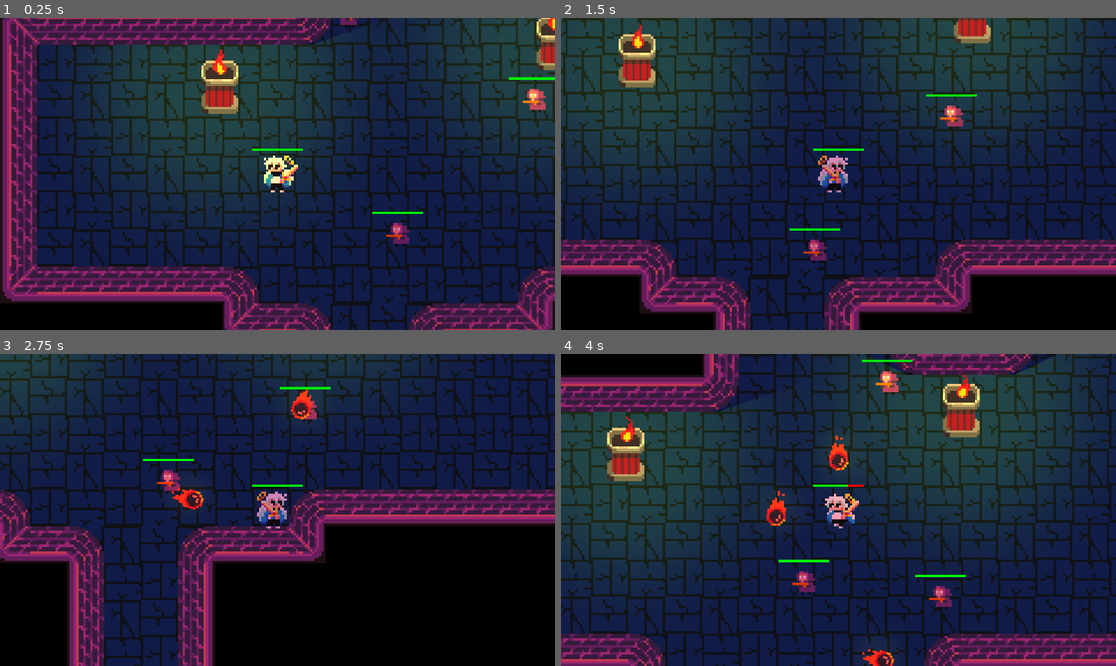
Above: before the commit, frames 1-4 (two rows, left to right).
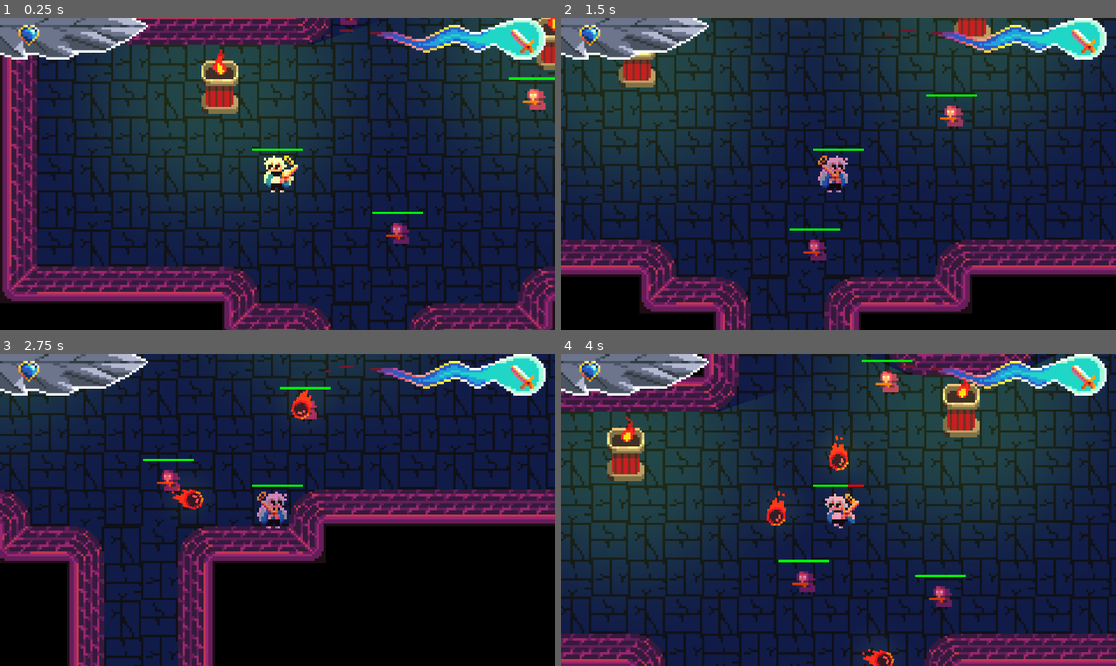
Above: after the commit, the same moments.

Repository: NielsOuvrard/TheShadowOfHeaven
Game: Godot game, scene res://Scenes/gameplay.tscn
Two runs of this game, one before a commit and one after it. Both use one fixed random seed, a clock stepped at 60 frames per second and the inputs below. Before the commit the project starts from res://Scenes/game.tscn.
Inputs (mouse positions are in pixels of both pictures, inside the frame that each line leads up to):
- Up to frame 1 (0.25 s): no input
- Up to frame 2 (1.5 s): move the mouse to (960, 158) at 0.52 s; hold Right (move_right) 0.53-1.28 s; hold Space (shoot) 0.53-1.28 s; move the mouse to (727, 189) at 1.27 s; hold Down (move_down) from 1.28 s (still down); tap Q (change_weapon) at 1.35 s
- Up to frame 3 (2.75 s): tap Space (shoot) at 1.55 s; move the mouse to (333, 441) at 2.02 s; release Down (move_down) at 2.03 s; hold Right (move_right) from 2.03 s (still down); hold Space (shoot) from 2.03 s (still down)
- Up to frame 4 (4 s): move the mouse to (810, 572) at 2.77 s; release Right (move_right) at 2.78 s; release Space (shoot) at 2.78 s; hold Up (move_up) 2.78-3.53 s; tap Space (shoot) at 2.85, 3.8 s; move the mouse to (1005, 556) at 3.52 s; hold Left (move_left) from 3.53 s (still down); hold Q (change_weapon) from 3.53 s (still down)

The runs differ from the first frame. In frame 1, 5.0% of the frame differs, in the area x 0-99%, y 0-14%; in frame 2, 4.9%; in frame 3, 4.9%; in frame 4, 5.0%.

Commit message:
HUD and better scenes structure

Diff:
--- /dev/null
+++ b/Scenes/gameplay.tscn
@@ -0,0 +1,22 @@
+[gd_scene load_steps=4 format=3 uid="uid://cl2bfax75pt7d"]
+
+[ext_resource type="PackedScene" uid="uid://c43q6ncwe5wl0" path="res://Scenes/hud.tscn" id="1_4fvy5"]
+[ext_resource type="PackedScene" uid="uid://0y06vbi8ods3" path="res://Scenes/player.tscn" id="2_l3px8"]
+[ext_resource type="PackedScene" uid="uid://f7hotqo1373f" path="res://Scenes/greed.tscn" id="3_bncwm"]
+
+[node name="Gameplay" type="Node2D"]
+
+[node name="CanvasLayer" type="CanvasLayer" parent="."]
+
+[node name="HUD" parent="CanvasLayer" instance=ExtResource("1_4fvy5")]
+
+[node name="Greed" parent="." instance=ExtResource("3_bncwm")]
+
+[node name="Player" parent="." instance=ExtResource("2_l3px8")]
+position = Vector2(2.08165e-12, 2.08165e-12)
+
+[node name="Camera2D" type="Camera2D" parent="Player"]
+z_index = 100
+position = Vector2(-2.08165e-12, -2.08165e-12)
+zoom = Vector2(8, 8)
+position_smoothing_speed = 15.0
--- a/Scenes/game.tscn
+++ b/Scenes/greed.tscn
@@ -1,24 +1,15 @@
-[gd_scene load_steps=7 format=4 uid="uid://bo4n02j4pcicp"]
+[gd_scene load_steps=6 format=4 uid="uid://f7hotqo1373f"]
 
 [ext_resource type="TileSet" uid="uid://dm8na3erkiu3q" path="res://TileSet/greed.tres" id="1_coy4n"]
-[ext_resource type="PackedScene" uid="uid://0y06vbi8ods3" path="res://Scenes/player.tscn" id="2_ogfqg"]
 [ext_resource type="PackedScene" uid="uid://domryt018ofom" path="res://Scenes/weapon.tscn" id="3_1socm"]
 [ext_resource type="PackedScene" uid="uid://cy2atdt0bqntm" path="res://Scenes/torch.tscn" id="3_dyfy7"]
 [ext_resource type="PackedScene" uid="uid://ci1y4rydunn2t" path="res://Scenes/sectarian.tscn" id="3_oa1ul"]
 [ext_resource type="PackedScene" uid="uid://bcbtjhffrph75" path="res://Scenes/item.tscn" id="5_43vmu"]
 
-[node name="Game" type="Node2D"]
+[node name="Greed" type="Node2D"]
 
 [node name="CanvasModulate" type="CanvasModulate" parent="."]
 color = Color(0.82503, 0.519048, 0.715841, 1)
-
-[node name="ColorRect" type="ColorRect" parent="."]
-offset_left = -1000.0
-offset_top = -1000.0
-offset_right = -960.0
-offset_bottom = -960.0
-scale = Vector2(50, 50)
-color = Color(0, 0, 0, 1)
 
 [node name="Ground" type="TileMapLayer" parent="."]
 position = Vector2(-1000, -1000)
@@ -95,11 +86,11 @@
 
 [node name="Weapon2" parent="Items" instance=ExtResource("3_1socm")]
 position = Vector2(541, -19)
-type_weapon = 3
+type = 2
 
 [node name="Weapon3" parent="Items" instance=ExtResource("3_1socm")]
 position = Vector2(512, 256)
-type_weapon = 2
+type = 3
 
 [node name="Item" parent="Items" instance=ExtResource("5_43vmu")]
 position = Vector2(126, 349)
@@ -108,12 +99,3 @@
 [node name="Item2" parent="Items" instance=ExtResource("5_43vmu")]
 position = Vector2(537, -96)
 type_item = 1
-
-[node name="Player" parent="." instance=ExtResource("2_ogfqg")]
-position = Vector2(2.08165e-12, 2.08165e-12)
-
-[node name="Camera2D" type="Camera2D" parent="Player"]
-z_index = 100
-position = Vector2(-2.08165e-12, -2.08165e-12)
-zoom = Vector2(8, 8)
-position_smoothing_speed = 15.0
--- /dev/null
+++ b/Scenes/hud.tscn
@@ -0,0 +1,83 @@
+[gd_scene load_steps=7 format=3 uid="uid://c43q6ncwe5wl0"]
+
+[ext_resource type="Script" path="res://Scripts/hud.gd" id="1_7r4t5"]
+[ext_resource type="Texture2D" uid="uid://di8sp2r62jgrd" path="res://Assets/HUD/Fuego.png" id="1_nn1e5"]
+[ext_resource type="Texture2D" uid="uid://xopwsyp6u5xh" path="res://Assets/HUD/Pluma.png" id="2_akymb"]
+[ext_resource type="Texture2D" uid="uid://bwtf2mxsu1471" path="res://Assets/HUD/Corazones.png" id="3_wax87"]
+[ext_resource type="FontFile" uid="uid://dsvosxxjomnr5" path="res://Assets/Fonts/PixelOperator8.ttf" id="5_3rqoy"]
+[ext_resource type="PackedScene" uid="uid://domryt018ofom" path="res://Scenes/weapon.tscn" id="5_s1o24"]
+
+[node name="HUD" type="CanvasLayer"]
+script = ExtResource("1_7r4t5")
+
+[node name="Left" type="Control" parent="."]
+layout_mode = 3
+anchors_preset = 0
+offset_right = 40.0
+offset_bottom = 40.0
+
+[node name="Plume" type="TextureRect" parent="Left"]
+layout_mode = 0
+offset_right = 560.0
+offset_bottom = 256.0
+texture = ExtResource("2_akymb")
+stretch_mode = 4
+
+[node name="Heart" type="Sprite2D" parent="Left"]
+position = Vector2(100, 60)
+scale = Vector2(8, 8)
+texture = ExtResource("3_wax87")
+hframes = 2
+
+[node name="Right" type="Control" parent="."]
+layout_mode = 3
+anchors_preset = 1
+anchor_left = 1.0
+anchor_right = 1.0
+offset_left = -40.0
+offset_bottom = 40.0
+grow_horizontal = 0
+
+[node name="Fire" type="TextureRect" parent="Right"]
+layout_mode = 1
+anchors_preset = 1
+anchor_left = 1.0
+anchor_right = 1.0
+offset_left = -800.0
+offset_bottom = 256.0
+grow_horizontal = 0
+texture = ExtResource("1_nn1e5")
+stretch_mode = 4
+
+[node name="Weapon" parent="Right" instance=ExtResource("5_s1o24")]
+position = Vector2(-64, 80)
+scale = Vector2(8, 8)
+
+[node name="InvText" type="Label" parent="Right"]
+layout_mode = 1
+anchors_preset = 9
+anchor_bottom = 1.0
+offset_left = -80.0
+offset_top = 152.0
+offset_right = -66.0
+offset_bottom = 152.0
+grow_vertical = 2
+scale = Vector2(4, 4)
+theme_override_fonts/font = ExtResource("5_3rqoy")
+text = "6"
+
+[node name="CurText" type="Label" parent="Right"]
+layout_mode = 1
+anchors_preset = 11
+anchor_left = 1.0
+anchor_right = 1.0
+anchor_bottom = 1.0
+offset_left = -224.0
+offset_top = 152.0
+offset_right = -210.0
+offset_bottom = 152.0
+grow_horizontal = 0
+grow_vertical = 2
+scale = Vector2(4, 4)
+theme_override_fonts/font = ExtResource("5_3rqoy")
+text = "6"
--- a/Scenes/item.tscn
+++ b/Scenes/item.tscn
@@ -13,6 +13,7 @@
 texture = ExtResource("2_2fo4k")
 hframes = 4
 vframes = 2
+frame = 7
 
 [node name="Area2D" type="Area2D" parent="."]
 
--- /dev/null
+++ b/Scripts/hud.gd
@@ -0,0 +1,38 @@
+# hud.gd
+#
+# This script defines the behavior of the HUD.
+#
+# Author: Sol Rojo
+# Date: 25-09-2024
+#
+extends CanvasLayer
+
+@onready var weapon: Node2D = $Right/Weapon
+@onready var heart: Sprite2D = $Left/Heart
+
+@onready var cur_text: Label = $Right/CurText
+@onready var inv_text: Label = $Right/InvText
+
+var current_weapon := Data.Weapons.SWORD
+
+# Called when the node enters the scene tree for the first time.
+func _ready() -> void:
+	weapon.type = Data.Weapons.SWORD
+	weapon._ready()
+
+
+# Called every frame. 'delta' is the elapsed time since the previous frame.
+func _process(_delta: float) -> void:
+	var player = get_tree().get_nodes_in_group("player")[0].player  # get the player node
+	if current_weapon != player.current_weapon:
+		print(player.current_weapon)
+		current_weapon = player.current_weapon
+		weapon.type = player.current_weapon
+		weapon._ready()
+
+	if player.current_weapon == Data.Weapons.SWORD:
+		cur_text.text = ""
+		inv_text.text = ""
+	else:
+		cur_text.text = str(player.ammo_current[player.current_weapon])
+		inv_text.text = str(player.ammo_inventory[player.current_weapon])
--- a/Scripts/player.gd
+++ b/Scripts/player.gd
@@ -79,8 +79,7 @@
 		ball.thrower = "player"
 		ball.target = "enemies"
 		ball.type = Data.WEAPONS[current_weapon].projectile
-		ball.position = mouse_position + parent_node.position
-		print("mouse_position ", mouse_position, " parent_node.position ", parent_node.position, " ball.position ", ball.position)
+		ball.position = parent_node.position
 		parent_node.get_parent().add_child(ball)
 
 	func debug_inventory():
--- a/Scripts/weapons.gd
+++ b/Scripts/weapons.gd
@@ -9,20 +9,20 @@
 extends Node2D
 
 @onready var weapon_sprite: Sprite2D = $WeaponSprite
-@export var type_weapon := Data.Weapons.PISTOL
+@export var type := Data.Weapons.PISTOL
 
 const DAMAGET_TEXT = preload("res://Scenes/damage_text.tscn")
 
 # Called when the node enters the scene tree for the first time.
 func _ready() -> void:
-	weapon_sprite.frame = Data.WEAPONS[type_weapon].item_frame
+	weapon_sprite.frame = Data.WEAPONS[type].item_frame
 
 func _on_area_2d_body_entered(body: Node2D) -> void:
 	if body.is_in_group("player"):
-		body.player.unlock_weapon(type_weapon)
+		body.player.unlock_weapon(type)
 
 		var damage_text = DAMAGET_TEXT.instantiate()
-		damage_text.text = str(Data.WEAPONS[type_weapon].name)
+		damage_text.text = str(Data.WEAPONS[type].name)
 		damage_text.position = position
 		get_parent().add_child(damage_text)
 
--- a/project.godot
+++ b/project.godot
@@ -11,7 +11,7 @@
 [application]
 
 config/name="The Shadow Of Heaven"
-run/main_scene="res://Scenes/game.tscn"
+run/main_scene="res://Scenes/gameplay.tscn"
 config/features=PackedStringArray("4.3", "Forward Plus")
 config/icon="res://icon.svg"
 
@@ -74,3 +74,4 @@
 [rendering]
 
 textures/canvas_textures/default_texture_filter=0
+environment/defaults/default_clear_color=Color(0, 0, 0, 1)
Binary file added: Assets/HUD/Corazones.png
Not shown, added: Assets/HUD/Corazones.png.import
Binary file added: Assets/HUD/Cursor.png
Not shown, added: Assets/HUD/Cursor.png.import
Binary file added: Assets/HUD/Fuego.png
Not shown, added: Assets/HUD/Fuego.png.import
Binary file added: Assets/HUD/Pluma.png
Not shown, added: Assets/HUD/Pluma.png.import
